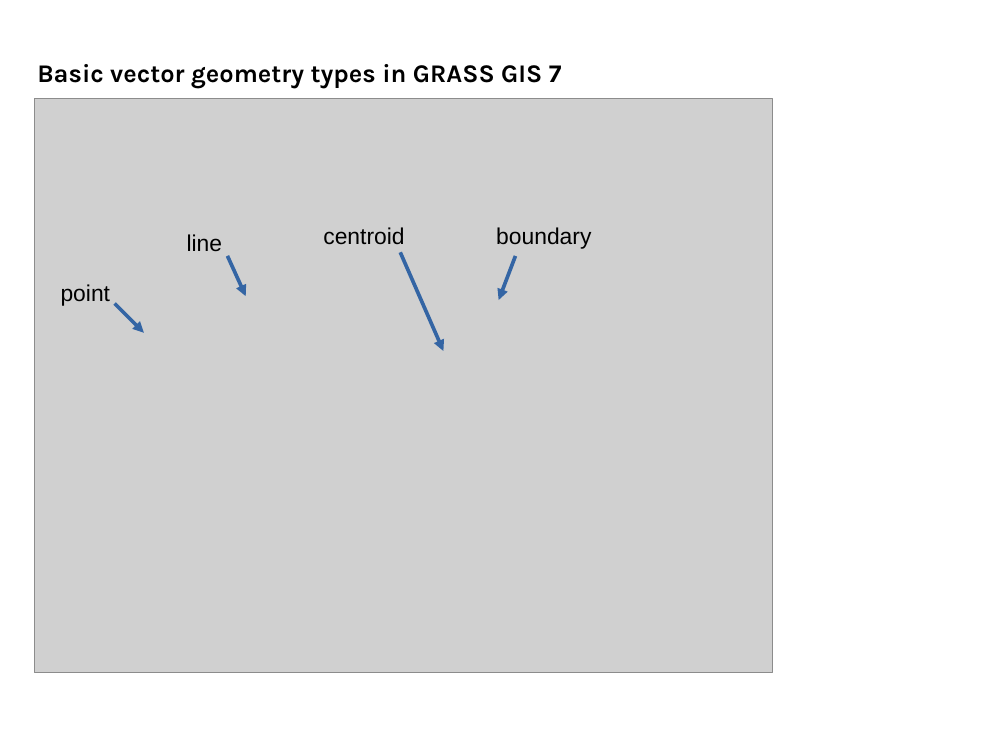
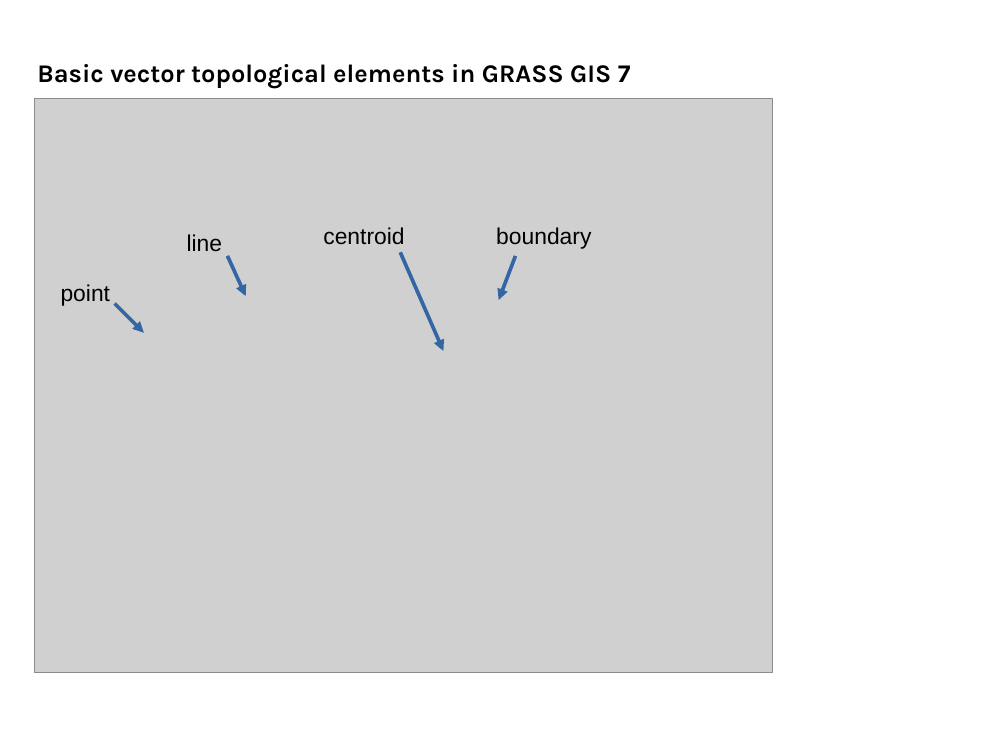
Before and after one commit to OSGeo/grass-promo, a slide deck: slide 1 of grassposter/2014_EGU_G7_Landscape/odp_slides/grass7_basic_vector_types_digitizer.odp. Drawn at 1008x756 pixels with LibreOffice and Linux fonts; fonts in the diff are those of the drawing; grey boxes stand for pictures. Boxes give left, top, right and bottom in pixels: in the first picture for what was removed or moved away, otherwise in the second. Text is boxed around its words. In the diff, an @@ line names an element or a change of style, - is before the commit and + after.

```diff
--- a/grassposter/2014_EGU_G7_Landscape/odp_slides/grass7_basic_vector_types_digitizer.odp
+++ b/grassposter/2014_EGU_G7_Landscape/odp_slides/grass7_basic_vector_types_digitizer.odp
@@ text at bbox=[37, 64, 631, 89]: text changed @@
-Basic vector geometry types in GRASS GIS 7
+Basic vector topological elements in GRASS GIS 7
```
Also in this commit, not shown: 2 other files.
